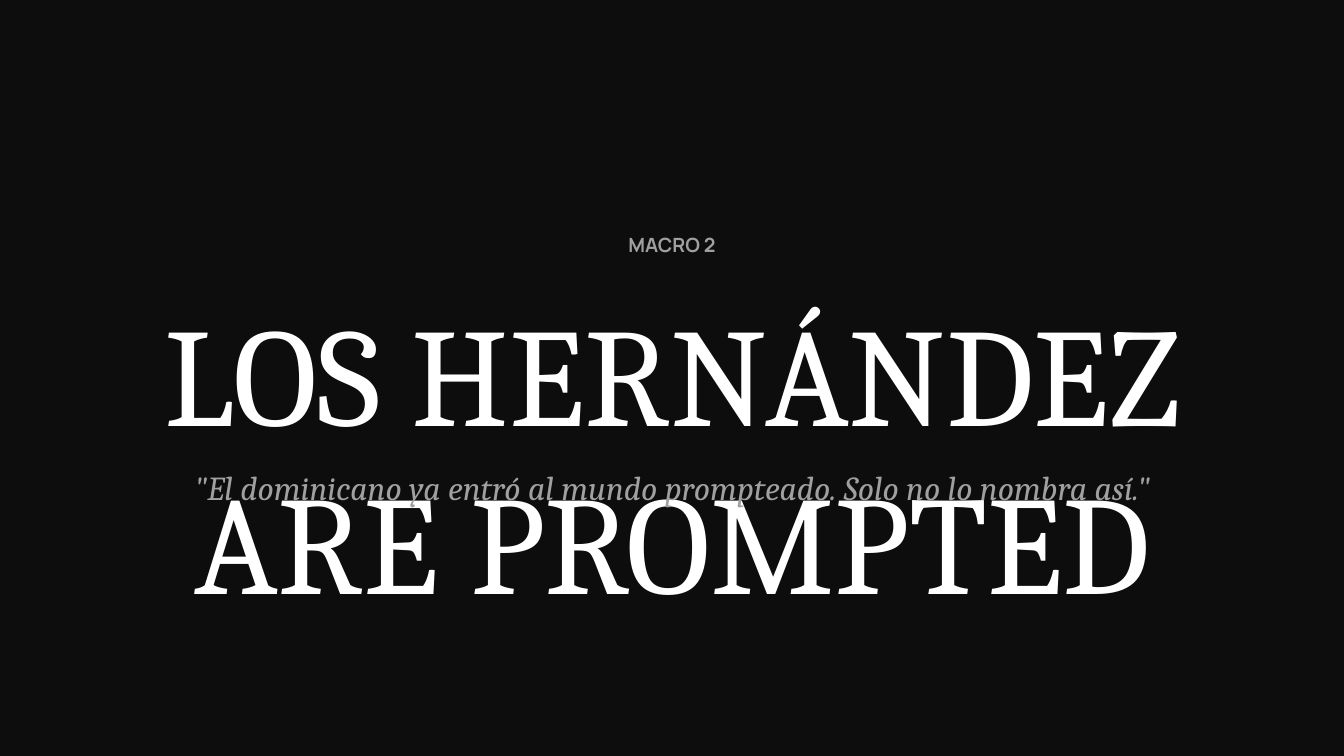
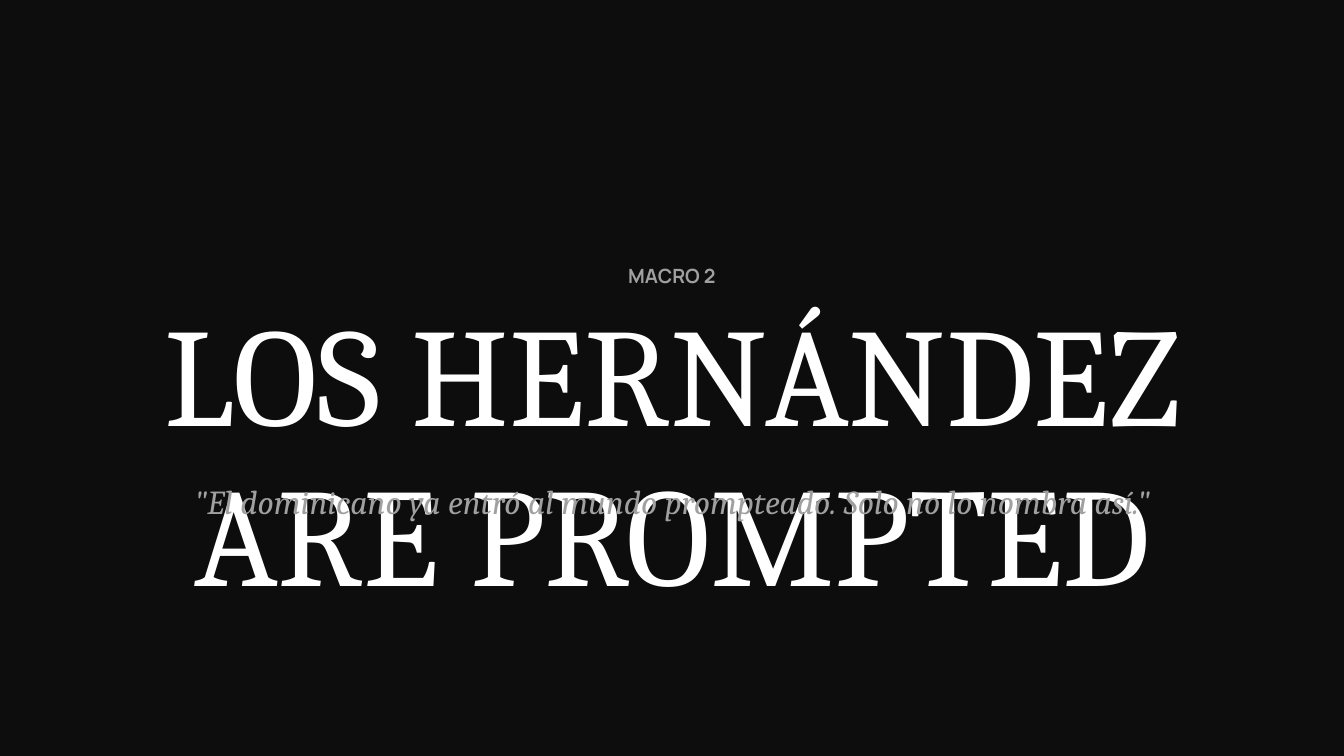
Before and after one commit to jeremyninja/c-digocasa-cerebro, a slide deck: slide 7 of Team Trends CC/outputs/trends-alimentacion-forecast.pptx. Drawn at 1344x756 pixels with LibreOffice and Linux fonts; fonts in the diff are those of the drawing. Boxes give left, top, right and bottom in pixels: in the first picture for what was removed or moved away, otherwise in the second. Text is boxed around its words. In the diff, an @@ line names an element or a change of style, - is before the commit and + after.

```diff
--- a/Team Trends CC/outputs/trends-alimentacion-forecast.pptx
+++ b/Team Trends CC/outputs/trends-alimentacion-forecast.pptx
@@ background #0D0D0D to #FFFFFF @@
@@ rectangle added at (0,0,1344,756), fill #0D0D0D @@
@@ text "MACRO 2": place and size @@
-text "MACRO 2" at (628,237,716,252)
+text "MACRO 2" at (628,268,716,283)
@@ text "LOS HERNÁNDEZ ARE PROMPTED" at (164,306,1180,587): line spacing 1 to 0.95 @@
@@ text ""El dominicano ya entró al ...": place and size @@
-text ""El dominicano ya entró al ..." at (194,476,1150,508)
+text ""El dominicano ya entró al ..." at (194,490,1150,522)
```
Also in this commit, not shown: 17 other slides changed, 14 other files.
